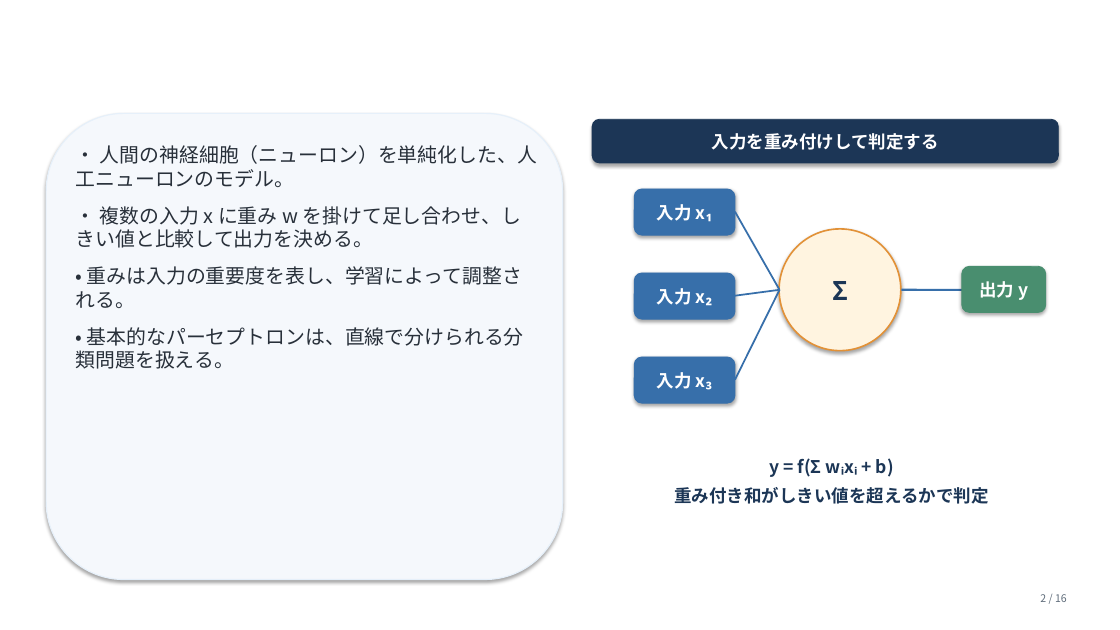
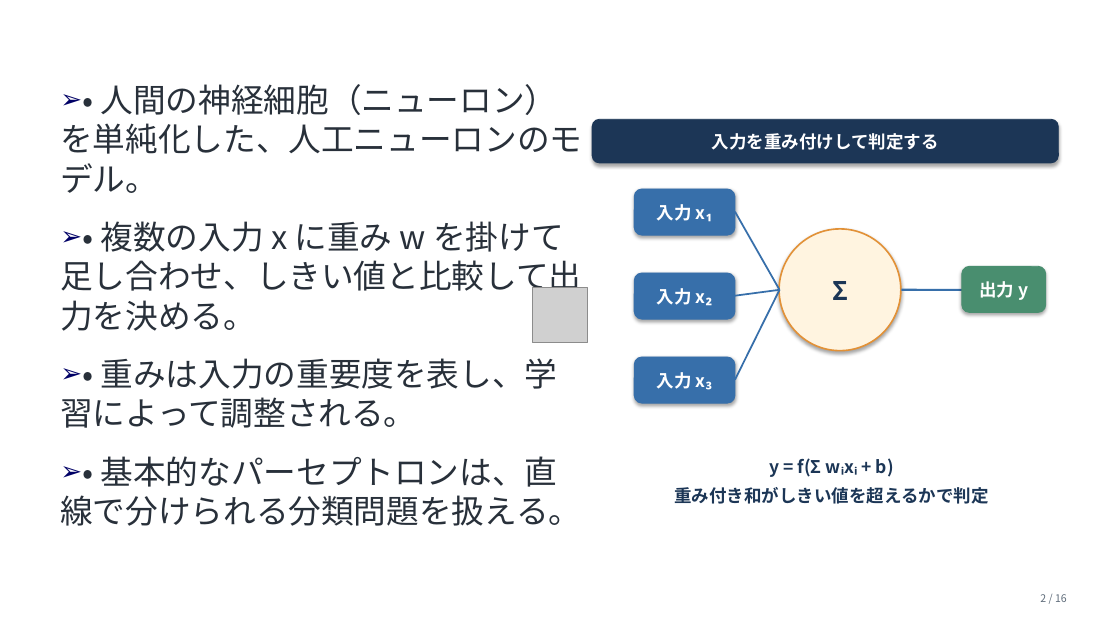
Before and after one commit to zassou-robo/Introduction_knowledge_science_6, a slide deck: slide 2 of 第6回_05知識科学概論.pptx. Drawn at 1120x630 pixels with LibreOffice and Linux fonts; fonts in the diff are those of the drawing; grey boxes stand for pictures; background and template pictures are left out. Boxes give left, top, right and bottom in pixels: in the first picture for what was removed or moved away, otherwise in the second. Text is boxed around its words. In the diff, an @@ line names an element or a change of style, - is before the commit and + after.

```diff
--- a/第6回_05知識科学概論.pptx
+++ b/第6回_05知識科学概論.pptx
@@ text "• 人間の神経細胞（ニューロン）を単純化した、人工ニューロンのモデル。": place and size @@
-text "• 人間の神経細胞（ニューロン）を単純化した、人工ニューロンのモデル。" at (76, 145, 537, 369)
+text "• 人間の神経細胞（ニューロン）を単純化した、人工ニューロンのモデル。" at (60, 84, 582, 526)
@@ text "• 人間の神経細胞（ニューロン）を単純化した、人工ニューロンのモデル。" at (60, 84, 582, 526): size 17 to 28 pt; bullet none to ➢; more space between paragraphs @@
@@ rounded rectangle removed at (46, 113, 563, 580) @@
@@ picture added at (533, 287, 588, 343) @@
```
Also in this commit, not shown: 15 other slides changed.
